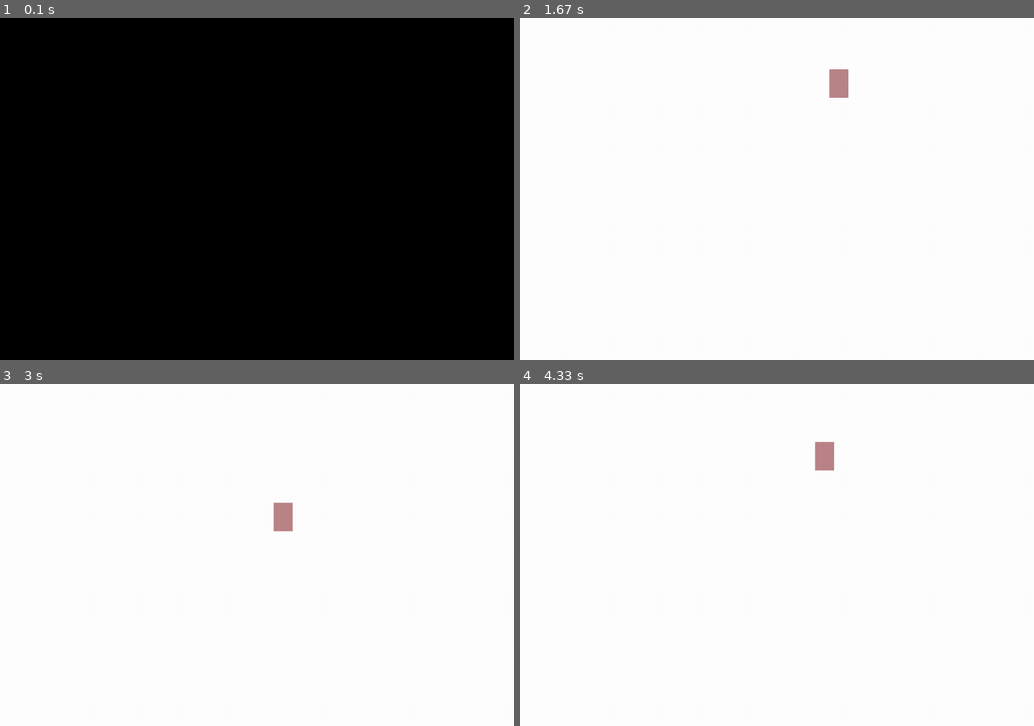
Above: before the commit, frames 1-4 (two rows, left to right).
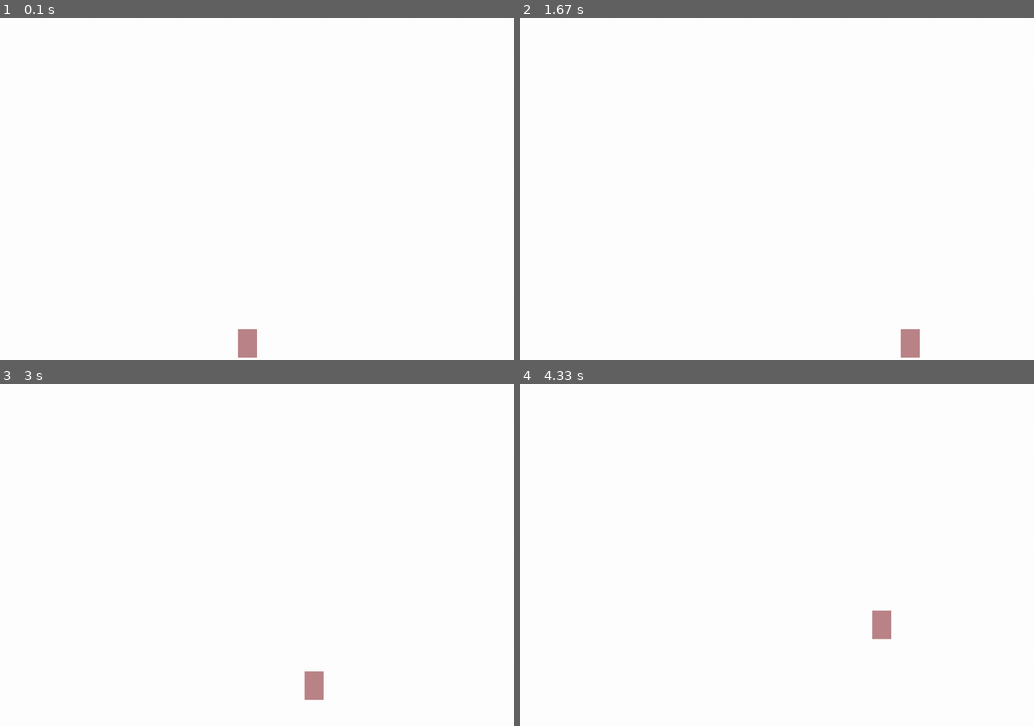
Above: after the commit, the same moments.

Repository: vanessa13001/pendu
Game: pygame game, started from tests/adeline_pygame_test.py
Same seed, same stepped clock (60 frames per second), same inputs: the game is played once before the commit and once after it.
Inputs:
- Up to frame 1 (0.1 s): no input
- Up to frame 2 (1.67 s): tap Space at 0.33, 0.73, 1.03, 1.23, 1.53 s; hold Right 0.67-1.13 s; tap D at 0.82 s; hold Right 1.17-1.63 s
- Up to frame 3 (3 s): hold Left 1.67-2.2 s; tap Space at 1.73, 2.03, 2.3, 2.73 s; hold Left 2.23-2.63 s; tap D at 2.38 s; hold Right from 2.67 s (still down)
- Up to frame 4 (4.33 s): tap Space at 3.03, 3.4, 3.7, 3.9, 4.2 s; release Right at 3.3 s; hold Left 3.33-3.8 s; hold Right 3.83-4.3 s; tap D at 3.98 s

The runs differ from the first frame. In frame 1, 100% of the frame differs, in the area x 0-100%, y 0-100%; in frame 2, 0.6%; in frame 3, 0.6%; in frame 4, 0.6%.

Commit message:
fix : add variables to adeline_pygame_test.py

Diff:
--- a/tests/adeline_pygame_test.py
+++ b/tests/adeline_pygame_test.py
@@ -1,8 +1,6 @@
 import pygame
 
 pygame.init()
-
-
 
 screen_width = 1080
 screen_height = 720
@@ -12,18 +10,25 @@
 width = 40
 height = 60
 
+vel = 20
+padding = 5
+
 x = screen_width/2 - width # x position of object
-y = screen_height/2 - height # y position of object
+y = screen_height - height - padding # y position of object
 
 is_jump = False
 jump_count = 10
 
-vel = 15
-padding = 5
+
+def redraw_game_window():
+    screen.fill((255,255,255)) # background color of game window
+    # screen.blit('background.png', (position-x, position-y)) # put a background picture instead of coloir
+    pygame.draw.rect(screen, (187,133,136), (x, y, width, height)) # size of the screen, color of object, position x and y + surface of object)
+    pygame.display.update()
 
 run = True
 while run:
-    pygame.time.delay(100)
+    pygame.time.delay(60)
 
     for event in pygame.event.get():
         if event.type == pygame.QUIT: # QUIT => listen to close button of window
@@ -38,11 +43,11 @@
         x += vel
 
     if not is_jump:
-        if (keys[pygame.K_UP] or keys[pygame.K_z]) and y > 0 + vel :
-            y -= vel
+    #     if (keys[pygame.K_UP] or keys[pygame.K_z]) and y > 0 + vel :
+    #         y -= vel
 
-        if (keys[pygame.K_DOWN] or keys[pygame.K_s]) and y < screen_height - height - vel:
-            y += vel
+    #     if (keys[pygame.K_DOWN] or keys[pygame.K_s]) and y < screen_height - height - vel:
+    #         y += vel
 
         if keys[pygame.K_SPACE]:
             is_jump = True
@@ -58,10 +63,9 @@
             is_jump = False
             jump_count = 10
 
+    redraw_game_window()
 
-    screen.fill((255,255,255)) # background of game window
-    pygame.draw.rect(screen, (187,133,136), (x, y, width, height)) # size of the screen, color of object, position x and y + surface of object)
-    pygame.display.update()
+
 
 
 pygame.quit() # close the windows
